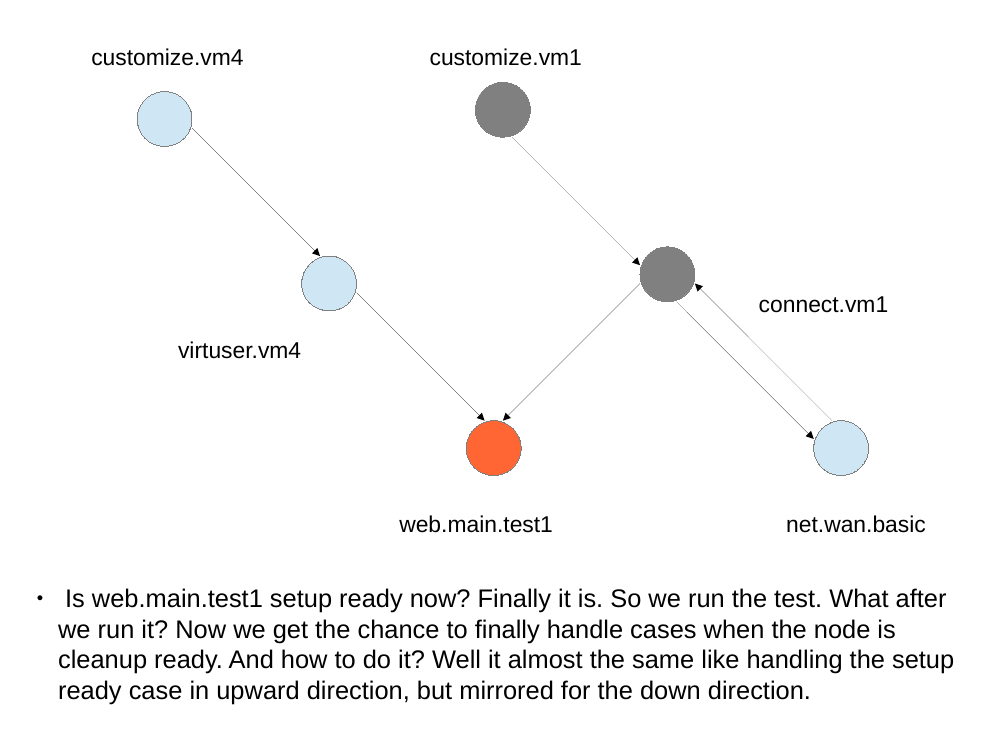
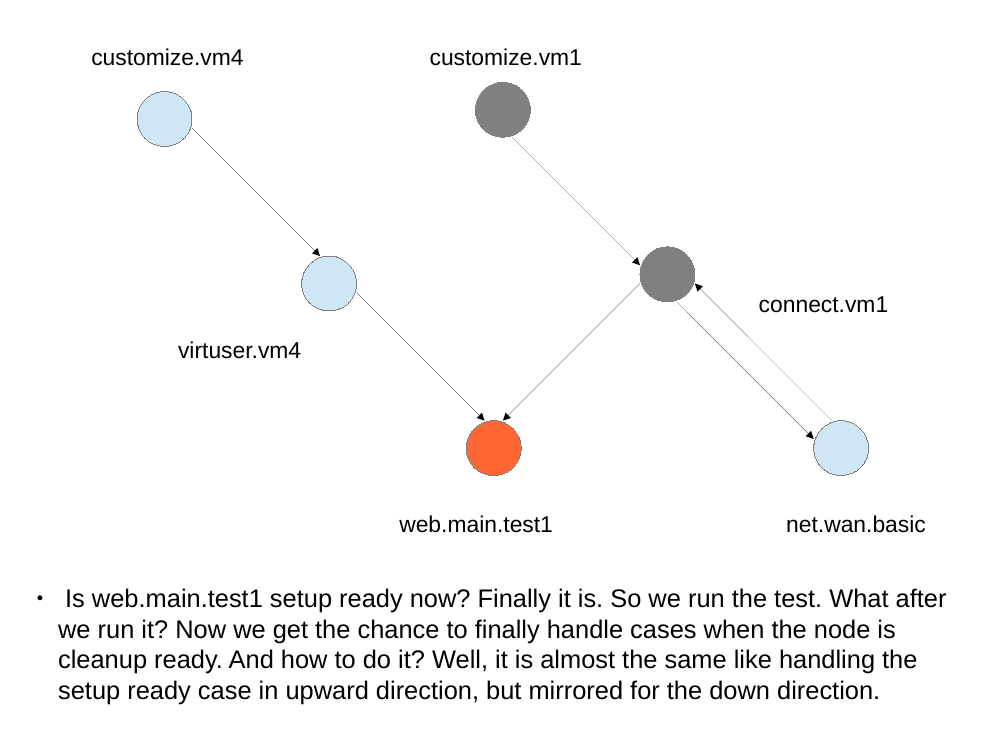
Before and after one commit to intra2net/avocado-i2n, a slide deck: slide 24 of doc/test_traversal_algorithm.odp. Drawn at 1008x756 pixels with LibreOffice and Linux fonts; fonts in the diff are those of the drawing. Boxes give left, top, right and bottom in pixels: in the first picture for what was removed or moved away, otherwise in the second. Text is boxed around its words. In the diff, an @@ line names an element or a change of style, - is before the commit and + after.

```diff
--- a/doc/test_traversal_algorithm.odp
+++ b/doc/test_traversal_algorithm.odp
@@ text at (58, 588, 947, 704): text changed @@
-● Is web.main.test1 setup ready now? Finally it is. So we run the test. What after we run it? Now we get the chance to finally handle cases when the node is cleanup ready. And how to do it? Well it almost the same like handling the setup ready case in upward direction, but mirrored for the down direction.
+● Is web.main.test1 setup ready now? Finally it is. So we run the test. What after we run it? Now we get the chance to finally handle cases when the node is cleanup ready. And how to do it? Well, it is almost the same like handling the setup ready case in upward direction, but mirrored for the down direction.
```
Also in this commit, not shown: 1 other slide changed, 1 slide added, 2 other files.
